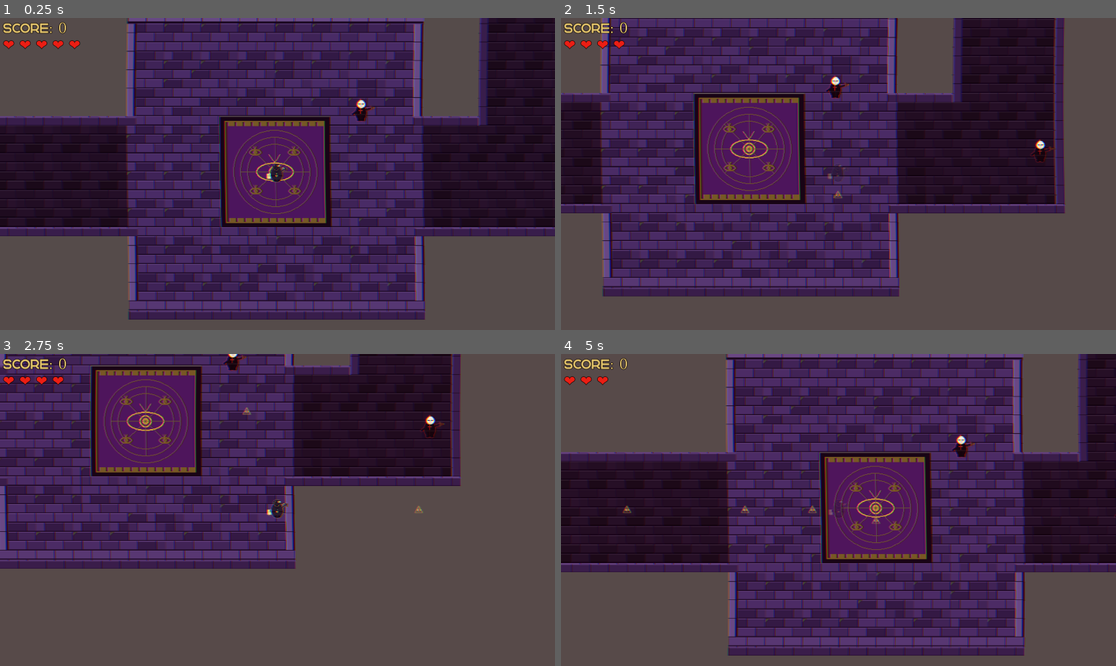
Above: before the commit, frames 1-4 (two rows, left to right).
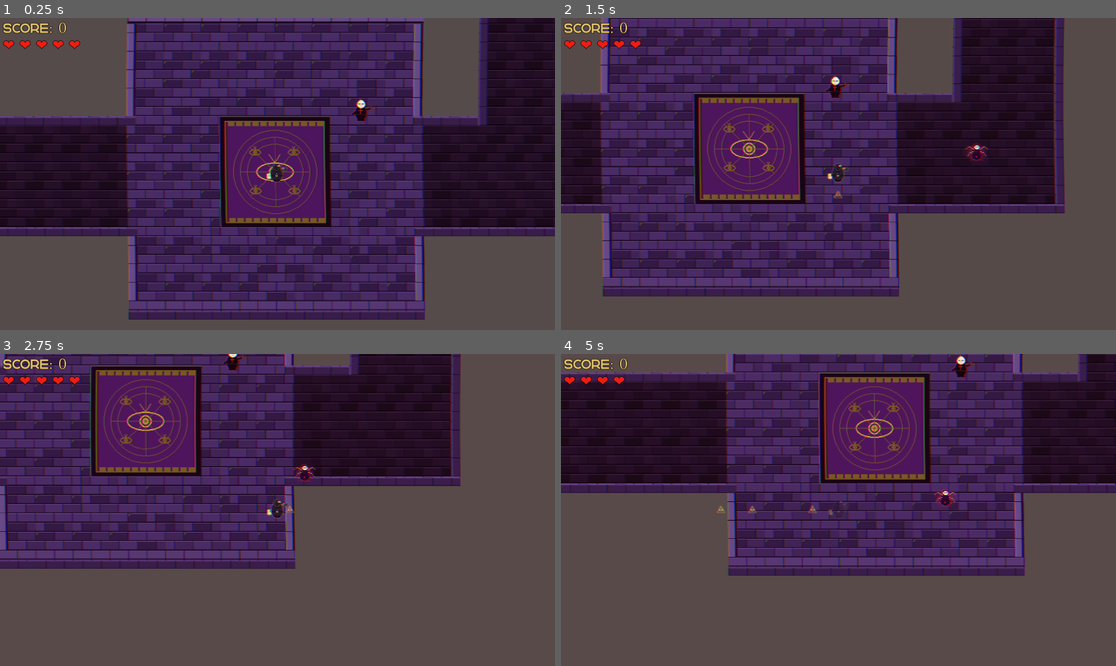
Above: after the commit, the same moments.

Repository: HMarchiori/Infiltrated
Game: Godot game, scene res://Game.tscn
The game is run twice, just before and just after one commit, with the same random seed, the same clock (stepped at 60 frames per second) and the same inputs.
Inputs:
- Up to frame 1 (0.25 s): no input
- Up to frame 2 (1.5 s): tap Enter (ui_accept) at 0.5, 1.35 s; hold Right (ui_right) 0.53-1.28 s; hold Enter (ui_accept) 0.53-1.28 s; hold Down (ui_down) from 1.28 s (still down)
- Up to frame 3 (2.75 s): tap Enter (ui_accept) at 1.52, 1.82 s; release Down (ui_down) at 2.03 s; hold Right (ui_right) from 2.03 s (still down); hold Enter (ui_accept) from 2.03 s (still down)
- Up to frame 4 (5 s): release Right (ui_right) at 2.78 s; release Enter (ui_accept) at 2.78 s; hold Up (ui_up) 2.78-3.53 s; tap Enter (ui_accept) at 2.85, 3.02, 3.32, 4.35, 4.52, 4.82 s; hold Enter (ui_accept) 3.53-4.28 s; hold Left (ui_left) from 3.53 s (still down)

The runs differ from the first frame. In frame 2, 0.3% of the frame differs, in the area x 12-89%, y 7-53%; in frame 3, 0.3%; in frame 4, 59%, in the area x 0-100%, y 0-97%.

Commit message:
Added second enemy type made bullets stop when they hit a wall, added score to the final screens and made whe the player holds space it continuously shoots

Diff:
--- /dev/null
+++ b/infiltrated/Enemy2.tscn
@@ -0,0 +1,18 @@
+[gd_scene format=3 uid="uid://c2447ho10j566"]
+
+[ext_resource type="Script" uid="uid://bshse238qkk6n" path="res://enemy_2.gd" id="1_mym6m"]
+[ext_resource type="Texture2D" uid="uid://uxel2xa5fcfx" path="res://20_boss_matriarch.png" id="2_3n2en"]
+
+[sub_resource type="RectangleShape2D" id="RectangleShape2D_3buae"]
+size = Vector2(35, 28)
+
+[node name="Enemy2" type="CharacterBody2D" unique_id=1378442227]
+script = ExtResource("1_mym6m")
+
+[node name="CollisionShape2D" type="CollisionShape2D" parent="." unique_id=1570590873]
+position = Vector2(0.5, -1)
+shape = SubResource("RectangleShape2D_3buae")
+
+[node name="Sprite2D" type="Sprite2D" parent="." unique_id=1628778819]
+scale = Vector2(0.1, 0.1)
+texture = ExtResource("2_3n2en")
--- a/infiltrated/EnemySpawner.gd
+++ b/infiltrated/EnemySpawner.gd
@@ -1,8 +1,10 @@
 extends Node
 
-@export var enemy_scene: PackedScene
 @export var enemy_count: int = 20
 @export var min_dist_from_player: float = 180.0
+
+@export var ranged_enemy_scene: PackedScene
+@export var melee_enemy_scene: PackedScene
 
 var _vivos: int = 0
 
@@ -12,11 +14,20 @@
 func spawnar(quantidade: int) -> void:
 	_vivos = quantidade
 	var posicoes := _get_spawn_positions(quantidade)
+
 	for i in quantidade:
-		if enemy_scene == null:
-			push_error("EnemySpawner: enemy_scene não configurada")
+		var cena: PackedScene
+
+		if randf() < 0.7:
+			cena = ranged_enemy_scene
+		else:
+			cena = melee_enemy_scene
+
+		if cena == null:
+			push_error("EnemySpawner: cena de inimigo não configurada")
 			return
-		var inimigo: Node2D = enemy_scene.instantiate()
+
+		var inimigo: Node2D = cena.instantiate()
 		inimigo.global_position = posicoes[i]
 		get_parent().add_child(inimigo)
 
--- a/infiltrated/Game.gd
+++ b/infiltrated/Game.gd
@@ -19,8 +19,7 @@
 	_on_jogador_hp_alterado(player.hp)
 
 func _on_jogador_morreu() -> void:
-	GameState.resetar()
-	get_tree().change_scene_to_file("res://youLost.tscn")
+	get_tree().call_deferred("change_scene_to_file", "res://youLost.tscn")
 
 func _on_inimigo_morreu() -> void:
 	_atualizar_hud()
--- a/infiltrated/Game.tscn
+++ b/infiltrated/Game.tscn
@@ -12,21 +12,19 @@
 script = ExtResource("1_gamescript")
 
 [node name="Room" parent="." unique_id=520296313 instance=ExtResource("2_roomscene")]
-position = Vector2(0, 0)
 
 [node name="Player" parent="." unique_id=2029011315 instance=ExtResource("3_playerscene")]
 position = Vector2(24, -9)
-hp = 5
 
-[node name="PostFX" type="CanvasLayer" parent="."]
+[node name="PostFX" type="CanvasLayer" parent="." unique_id=484539247]
 layer = 10
 
-[node name="Overlay" type="ColorRect" parent="PostFX"]
+[node name="Overlay" type="ColorRect" parent="PostFX" unique_id=737101852]
+material = SubResource("ShaderMaterial_psycho")
 anchors_preset = 15
 anchor_right = 1.0
 anchor_bottom = 1.0
 mouse_filter = 2
-material = SubResource("ShaderMaterial_psycho")
 
 [node name="HUD" type="CanvasLayer" parent="." unique_id=90370623]
 layer = 128
@@ -53,7 +51,9 @@
 theme_override_font_sizes/font_size = 48
 text = "❤ ❤ ❤"
 
-[node name="RoomClearBanner" type="Label" parent="HUD"]
+[node name="RoomClearBanner" type="Label" parent="HUD" unique_id=1575295984]
+modulate = Color(1, 1, 1, 0)
+anchors_preset = 8
 anchor_left = 0.5
 anchor_top = 0.5
 anchor_right = 0.5
@@ -62,12 +62,11 @@
 offset_top = -60.0
 offset_right = 500.0
 offset_bottom = 60.0
-modulate = Color(1, 1, 1, 0)
+theme_override_colors/font_color = Color(0.88, 0.76, 0.42, 1)
+theme_override_colors/font_outline_color = Color(0.03, 0, 0, 1)
+theme_override_constants/outline_size = 8
 theme_override_font_sizes/font_size = 58
-theme_override_colors/font_color = Color(0.88, 0.76, 0.42, 1.0)
-theme_override_colors/font_outline_color = Color(0.03, 0.0, 0.0, 1.0)
-theme_override_constants/outline_size = 8
+text = "Sala Purificada!
+Dirija-se ao Portal"
 horizontal_alignment = 1
 vertical_alignment = 1
-text = "Sala Purificada!
-Dirija-se ao Portal"
--- a/infiltrated/Player.gd
+++ b/infiltrated/Player.gd
@@ -28,7 +28,8 @@
 		_last_dir = dir.normalized()
 
 	_fire_timer -= delta
-	if Input.is_action_just_pressed("ui_accept") and _fire_timer <= 0.0:
+
+	if Input.is_action_pressed("ui_accept") and _fire_timer <= 0.0:
 		_shoot()
 		_fire_timer = fire_rate
 
--- a/infiltrated/Projectile.gd
+++ b/infiltrated/Projectile.gd
@@ -14,10 +14,10 @@
 	music.play()
 	if from_player:
 		collision_layer = 8
-		collision_mask = 4
+		collision_mask = 4 | 1
 	else:
 		collision_layer = 16
-		collision_mask = 2
+		collision_mask = 2 | 1
 	body_entered.connect(_on_body_entered)
 
 func _process(delta: float) -> void:
@@ -33,3 +33,5 @@
 	elif not from_player and body.is_in_group("player"):
 		body.receber_dano(dano)
 		queue_free()
+	elif body is StaticBody2D:
+		queue_free()
--- a/infiltrated/Room.tscn
+++ b/infiltrated/Room.tscn
@@ -1,6 +1,7 @@
 [gd_scene format=4 uid="uid://djy0t2gsp56b1"]
 
 [ext_resource type="Texture2D" uid="uid://dy576saxgwvph" path="res://Assets/tileset_3x3.png" id="1_61bxy"]
+[ext_resource type="PackedScene" uid="uid://c2447ho10j566" path="res://Enemy2.tscn" id="5_4v3hs"]
 [ext_resource type="Texture2D" uid="uid://u3ipbsckfohp" path="res://Assets/tileset_brickwall.png" id="7_vbd26"]
 [ext_resource type="Texture2D" uid="uid://dv5e1ur1usl0d" path="res://Assets/tileset_brickwall_relief.png" id="8_axjh2"]
 [ext_resource type="AudioStream" uid="uid://d2wly4iwgy7ol" path="res://Assets/ivan_luzan-epic-hybrid-logo-157092.mp3" id="9_4v3hs"]
@@ -3549,7 +3550,8 @@
 
 [node name="EnemySpawner" type="Node" parent="." unique_id=129418504]
 script = ExtResource("Spawner_script")
-enemy_scene = ExtResource("Enemy_scene")
+ranged_enemy_scene = ExtResource("Enemy_scene")
+melee_enemy_scene = ExtResource("5_4v3hs")
 
 [node name="SpawnPoint" type="Marker2D" parent="." unique_id=1611997877]
 position = Vector2(3, 4)
--- /dev/null
+++ b/infiltrated/enemy_2.gd
@@ -0,0 +1,71 @@
+extends CharacterBody2D
+
+enum State { IDLE, CHASE, ATTACK }
+
+@export var speed: float = 120.0
+@export var detection_range: float = 500.0
+@export var attack_range: float = 70.0
+@export var attack_rate: float = 1.0
+@export var damage: int = 1
+@export var hp: int = 2
+
+var state: State = State.IDLE
+var player: Node2D = null
+var _attack_timer: float = 0.0
+
+func _ready() -> void:
+	add_to_group("enemies")
+	_attack_timer = randf_range(0.0, attack_rate)
+
+func _physics_process(delta: float) -> void:
+	if player == null:
+		player = get_tree().get_first_node_in_group("player")
+
+	if player == null:
+		return
+
+	var dist := global_position.distance_to(player.global_position)
+
+	match state:
+
+		State.IDLE:
+			velocity = Vector2.ZERO
+			move_and_slide()
+
+			if dist < detection_range:
+				state = State.CHASE
+
+		State.CHASE:
+			var dir := (player.global_position - global_position).normalized()
+			velocity = dir * speed
+			move_and_slide()
+
+			if dist < attack_range:
+				state = State.ATTACK
+
+		State.ATTACK:
+			velocity = Vector2.ZERO
+			move_and_slide()
+
+			_attack_timer -= delta
+
+			if _attack_timer <= 0.0:
+				_atacar()
+				_attack_timer = attack_rate
+
+			if dist > attack_range * 1.2:
+				state = State.CHASE
+
+func _atacar() -> void:
+	if player == null:
+		return
+
+	player.receber_dano(damage)
+
+func receber_dano(dano: int) -> void:
+	hp -= dano
+
+	if hp <= 0:
+		GameState.adicionar_pontos(150)
+		EventBus.inimigo_morreu.emit()
+		queue_free()
--- a/infiltrated/youLost.tscn
+++ b/infiltrated/youLost.tscn
@@ -4,37 +4,51 @@
 [ext_resource type="Texture2D" uid="uid://di1s1gk5yxf5x" path="res://Assets/bllod.png" id="2_blood"]
 
 [sub_resource type="StyleBoxFlat" id="StyleBoxFlat_btn"]
-bg_color = Color(0.07, 0.0, 0.0, 0.9)
+content_margin_left = 20.0
+content_margin_top = 10.0
+content_margin_right = 20.0
+content_margin_bottom = 10.0
+bg_color = Color(0.07, 0, 0, 0.9)
 border_width_left = 3
 border_width_top = 3
 border_width_right = 3
 border_width_bottom = 3
-border_color = Color(0.85, 0.1, 0.05, 1.0)
+border_color = Color(0.85, 0.1, 0.05, 1)
 corner_radius_top_left = 8
 corner_radius_top_right = 8
+corner_radius_bottom_right = 8
 corner_radius_bottom_left = 8
-corner_radius_bottom_right = 8
-content_margin_left = 20.0
-content_margin_right = 20.0
-content_margin_top = 10.0
-content_margin_bottom = 10.0
 
-[node name="YouLost" type="Node2D"]
+[node name="YouLost" type="Node2D" unique_id=1429015331]
 script = ExtResource("1_b45bt")
 
-[node name="CanvasLayer" type="CanvasLayer" parent="."]
+[node name="CanvasLayer" type="CanvasLayer" parent="." unique_id=353744902]
 
-[node name="Root" type="Control" parent="CanvasLayer"]
+[node name="Root" type="Control" parent="CanvasLayer" unique_id=186486735]
+layout_mode = 3
+anchors_preset = 15
 anchor_right = 1.0
 anchor_bottom = 1.0
 
-[node name="Background" type="TextureRect" parent="CanvasLayer/Root"]
+[node name="ScoreLabel" type="Label" parent="CanvasLayer/Root" unique_id=1371141906]
+z_index = 1010
+layout_mode = 0
+offset_left = 738.0
+offset_top = 517.0
+offset_right = 1216.0
+offset_bottom = 631.0
+theme_override_font_sizes/font_size = 80
+text = "SCORE"
+
+[node name="Background" type="TextureRect" parent="CanvasLayer/Root" unique_id=1898717297]
+layout_mode = 0
 anchor_right = 1.0
 anchor_bottom = 1.0
 texture = ExtResource("2_blood")
 stretch_mode = 6
 
-[node name="Label" type="Label" parent="CanvasLayer/Root"]
+[node name="Label" type="Label" parent="CanvasLayer/Root" unique_id=567193266]
+layout_mode = 0
 anchor_left = 0.5
 anchor_top = 0.35
 anchor_right = 0.5
@@ -43,23 +57,25 @@
 offset_top = -70.0
 offset_right = 500.0
 offset_bottom = 70.0
+theme_override_colors/font_color = Color(1, 0.88, 0.88, 1)
+theme_override_colors/font_outline_color = Color(0.05, 0, 0, 1)
+theme_override_constants/outline_size = 12
 theme_override_font_sizes/font_size = 140
-theme_override_colors/font_color = Color(1.0, 0.88, 0.88, 1.0)
-theme_override_colors/font_outline_color = Color(0.05, 0.0, 0.0, 1.0)
-theme_override_constants/outline_size = 12
 text = "Você Perdeu"
 horizontal_alignment = 1
 vertical_alignment = 1
 
-[node name="Button" type="Button" parent="CanvasLayer/Root"]
+[node name="Button" type="Button" parent="CanvasLayer/Root" unique_id=1112890025]
+layout_mode = 1
+anchors_preset = -1
 anchor_left = 0.5
 anchor_top = 0.56
 anchor_right = 0.5
 anchor_bottom = 0.56
-offset_left = -220.0
-offset_top = -38.0
-offset_right = 220.0
-offset_bottom = 38.0
+offset_left = -248.0
+offset_top = 83.20001
+offset_right = 192.0
+offset_bottom = 159.20001
 theme_override_font_sizes/font_size = 38
 theme_override_styles/normal = SubResource("StyleBoxFlat_btn")
 text = "Tente Novamente"
--- a/infiltrated/you_won.gd
+++ b/infiltrated/you_won.gd
@@ -1,4 +1,8 @@
 extends Node2D
+
+func _ready() -> void:
+	$CanvasLayer/Root/ScoreLabel.text = "Score: %d" % GameState.score
+	GameState.resetar()
 
 func _on_button_pressed() -> void:
 	get_tree().change_scene_to_file("res://Game.tscn")
--- a/infiltrated/you_won.tscn
+++ b/infiltrated/you_won.tscn
@@ -29,12 +29,26 @@
 anchors_preset = 15
 anchor_right = 1.0
 anchor_bottom = 1.0
+grow_horizontal = 2
+grow_vertical = 2
+
+[node name="ScoreLabel" type="Label" parent="CanvasLayer/Root" unique_id=341281776]
+z_index = 1010
+layout_mode = 0
+offset_left = 738.0
+offset_top = 517.0
+offset_right = 1216.0
+offset_bottom = 631.0
+theme_override_font_sizes/font_size = 80
+text = "SCORE"
 
 [node name="Background" type="TextureRect" parent="CanvasLayer/Root" unique_id=180194708]
 layout_mode = 1
 anchors_preset = 15
 anchor_right = 1.0
 anchor_bottom = 1.0
+grow_horizontal = 2
+grow_vertical = 2
 texture = ExtResource("2_blood")
 stretch_mode = 6
 
@@ -63,10 +77,10 @@
 anchor_top = 0.56
 anchor_right = 0.5
 anchor_bottom = 0.56
-offset_left = -220.0
-offset_top = -38.0
-offset_right = 220.0
-offset_bottom = 38.0
+offset_left = -217.0
+offset_top = 106.20001
+offset_right = 223.0
+offset_bottom = 182.20001
 theme_override_font_sizes/font_size = 38
 theme_override_styles/normal = SubResource("StyleBoxFlat_btn")
 text = "Jogar Novamente"
Renamed: infiltrated/Assets/20_boss_matriarch.png -> infiltrated/20_boss_matriarch.png
Not shown, changed: infiltrated/20_boss_matriarch.png.import
Not shown: 1 places in infiltrated/Game.tscn that only renumber resources
Not shown, added: infiltrated/enemy_2.gd.uid
